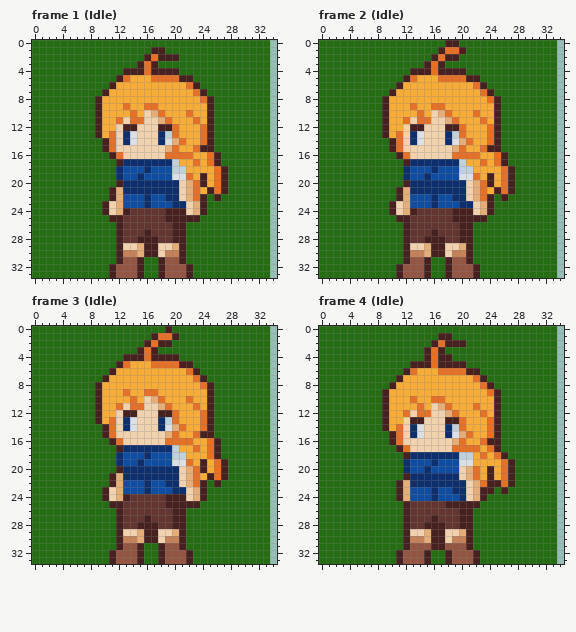
Two versions of one pixel-art file, Sprites/MC/MC.aseprite. The first picture shows the starting point.
64x34 pixels, 33 frames. Shown: frame 1 (Idle): x 0..34, y 0..33; frame 2 (Idle): x 0..34, y 0..33; frame 3 (Idle): x 0..34, y 0..33; frame 4 (Idle): x 0..34, y 0..33. The commit also changed other frames, which this record leaves out.
And afterwards:
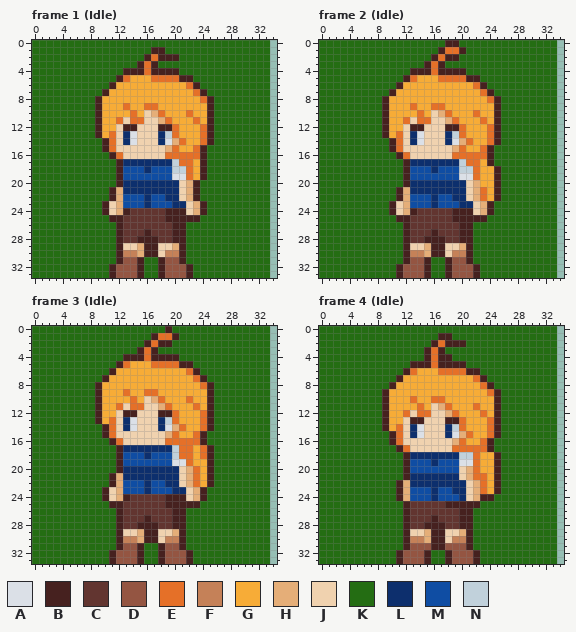
Palette (. is transparent): A #dbe0e7  B #46211f  C #623530  D #945542  E #e57028  F #c58158  G #f7ac37  H #e5ae78  J #f0d2af  K #246d13  L #0d2f6d  M #0f4da3  N #c1d1db
Changes in this commit:
Changed rows in their new state; - is an unchanged pixel.
Frame 1 (Idle), layer "oldbody":
first column x 12:
15 -------------K--
16 -----------EBKK-
17 ---------EEGBKK-
18 B---------E-BKKK
19 B--M---------KKK
20 -----------BKKKK
21 -----------BKKKK
22 -----------BK-K-
Frame 2 (Idle), layer "oldbody":
first column x 12:
15 -------------K--
16 -----------EBKK-
17 ---------EEGBKK-
18 B---------E--BKK
19 B--M--------GBKK
20 -----------GGBKK
21 --------------KK
22 ------------GBK-
Frame 3 (Idle), layer "oldbody":
first column x 12:
15 -------------K--
16 -----------EBKK-
17 ---------EEGEBK-
18 B--------EE-EBK-
19 B--M--------GBKK
20 ------------GBKK
21 --------------KK
22 ------------GBK-
Frame 4 (Idle), layer "oldbody":
first column x 12:
16 -------------K--
17 -----------EBK--
18 ----------EG-BK-
19 B---------E--BKK
20 B--M--------GBKK
21 -----------EGBKK
22 ------------G-KK
23 -----------EGBK-
24 ------------B---
Pixel boxes of the changes (left, top, right, bottom) in both pictures:
changed: (179, 145, 228, 201)
changed: (116, 166, 144, 180)
changed: (466, 145, 515, 201)
changed: (403, 166, 431, 180)
changed: (179, 431, 228, 487)
changed: (116, 452, 144, 466)
changed: (473, 438, 515, 501)
changed: (403, 459, 431, 473)
